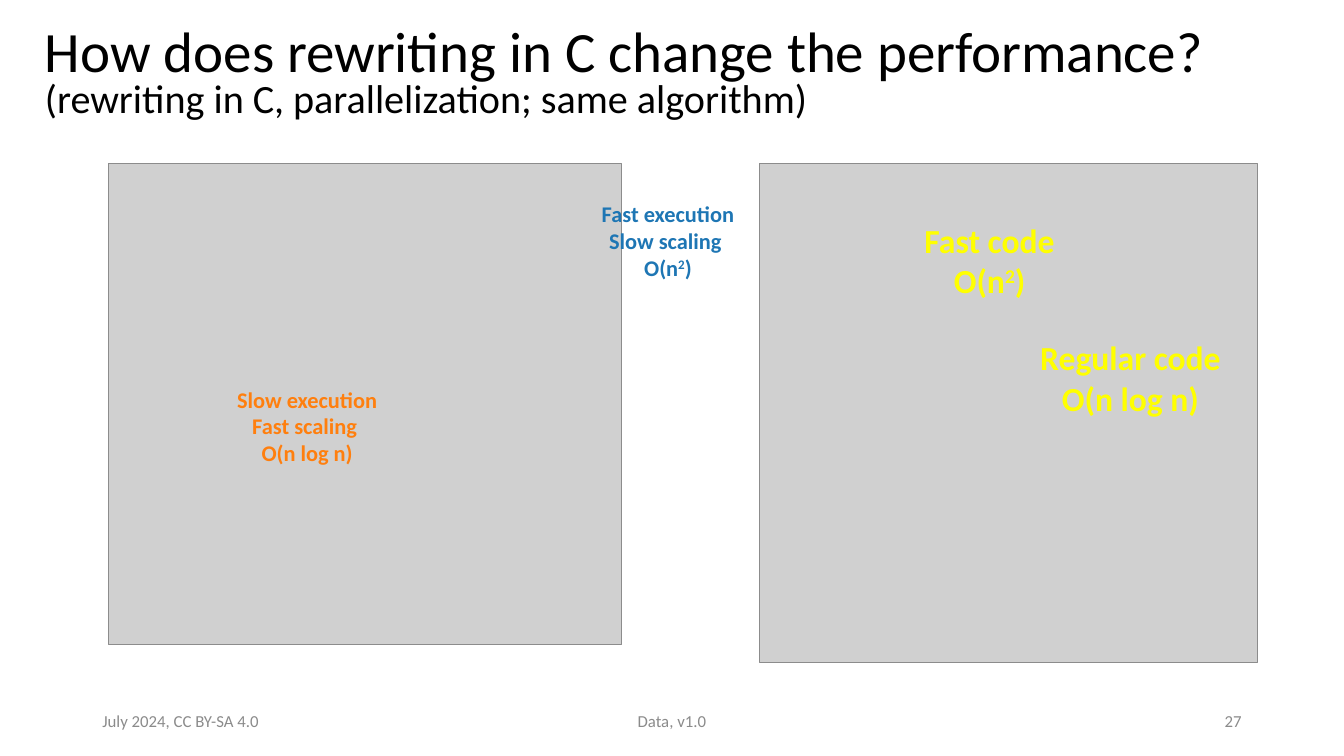
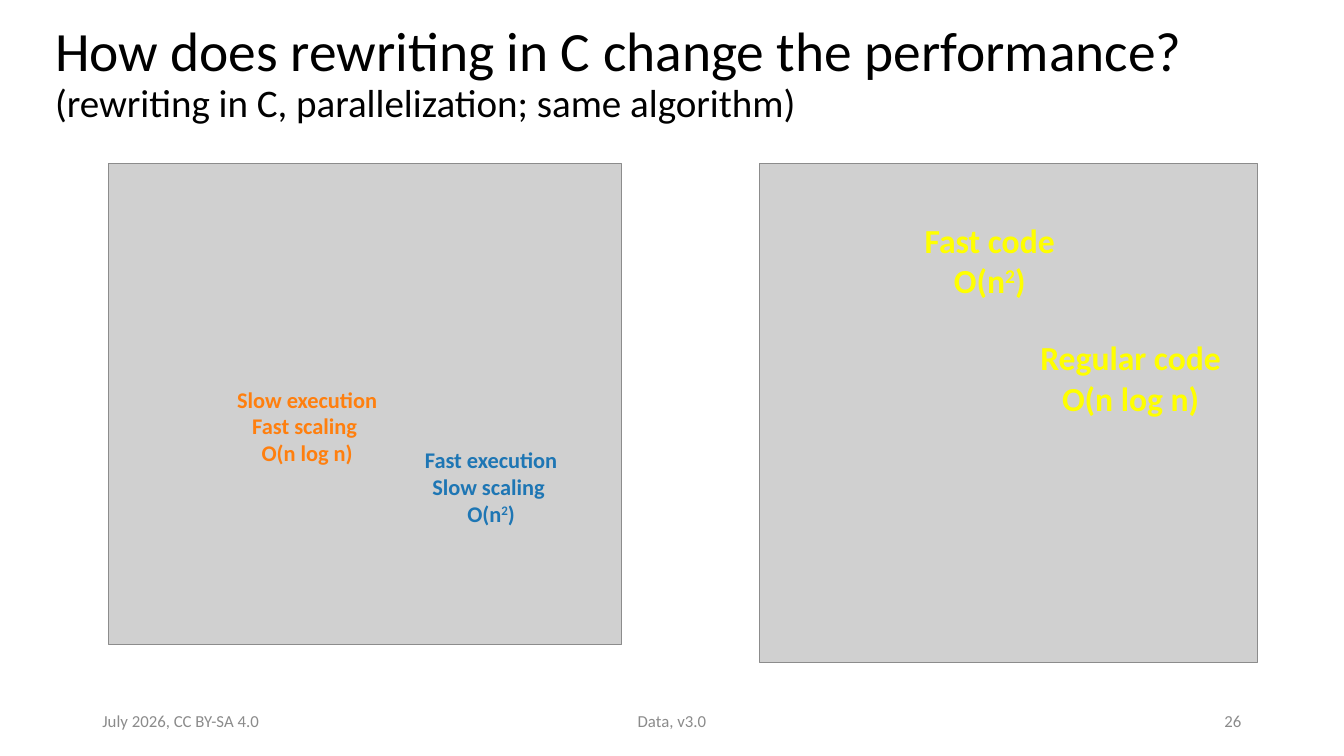
Before and after one commit to ASPP/data_class, a slide deck: slide 26 of data.pptx (slide 27 before the commit). Drawn at 1344x756 pixels with LibreOffice and Linux fonts; fonts in the diff are those of the drawing; grey boxes stand for pictures. Boxes give left, top, right and bottom in pixels: in the first picture for what was removed or moved away, otherwise in the second. Text is boxed around its words. In the diff, an @@ line names an element or a change of style, - is before the commit and + after.

Commit message:
One pass through the data slides

```diff
--- a/data.pptx
+++ b/data.pptx
@@ title "How does rewriting in C ..." at box(55, 32, 1182, 124): size 40.7 to 39.6 pt in "How does rewriting in C change the ..."; size 28.7 to 27.9 pt in "(rewriting in C, parallelization; same algorithm)"; line spacing 0.8 to 0.9 @@
@@ text "Fast execution": place and size @@
-text "Fast execution" at box(602, 203, 734, 279)
+text "Fast execution" at box(425, 452, 557, 525)
@@ text at box(102, 715, 259, 730): text changed; text colour #8B8B8B to #8C8C8C @@
-July 2024, CC BY-SA 4.0
+July 2026, CC BY-SA 4.0
@@ text at box(638, 716, 706, 729): text changed; text colour #8B8B8B to #8C8C8C @@
-Data, v1.0
+Data, v3.0
@@ page number at box(1224, 716, 1241, 727): text changed; text colour #8B8B8B to #8C8C8C @@
-27
+26
```
Also in this commit, not shown: 30 other slides changed, 1 slide added, 2 slides removed.
